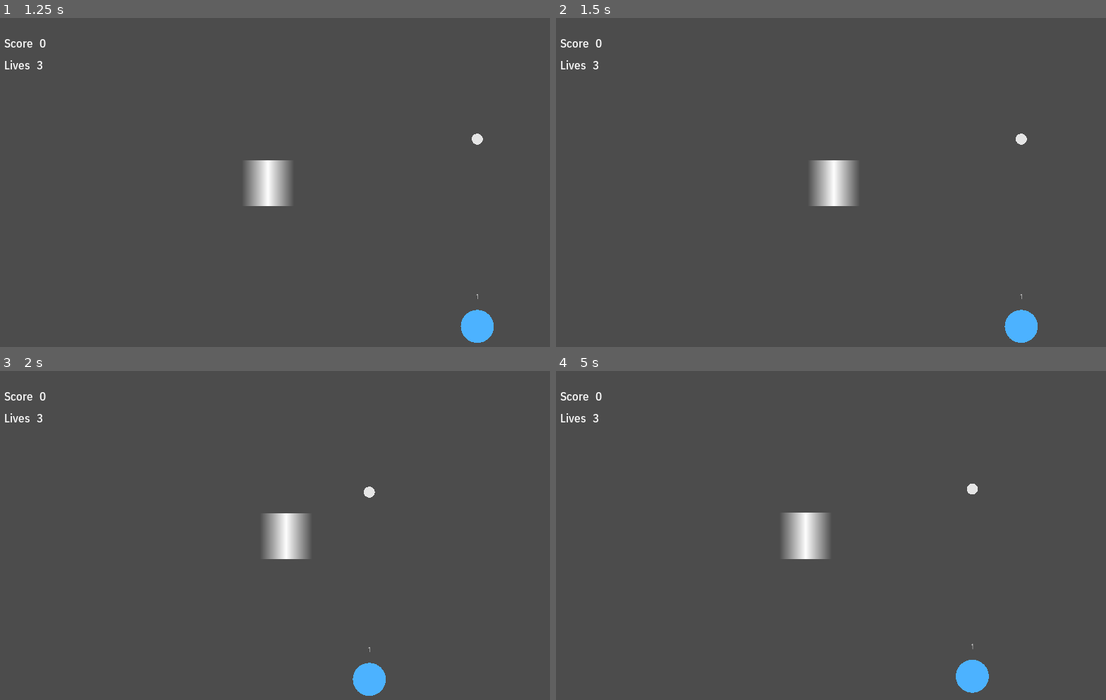
Above: before the commit, frames 1-4 (two rows, left to right).
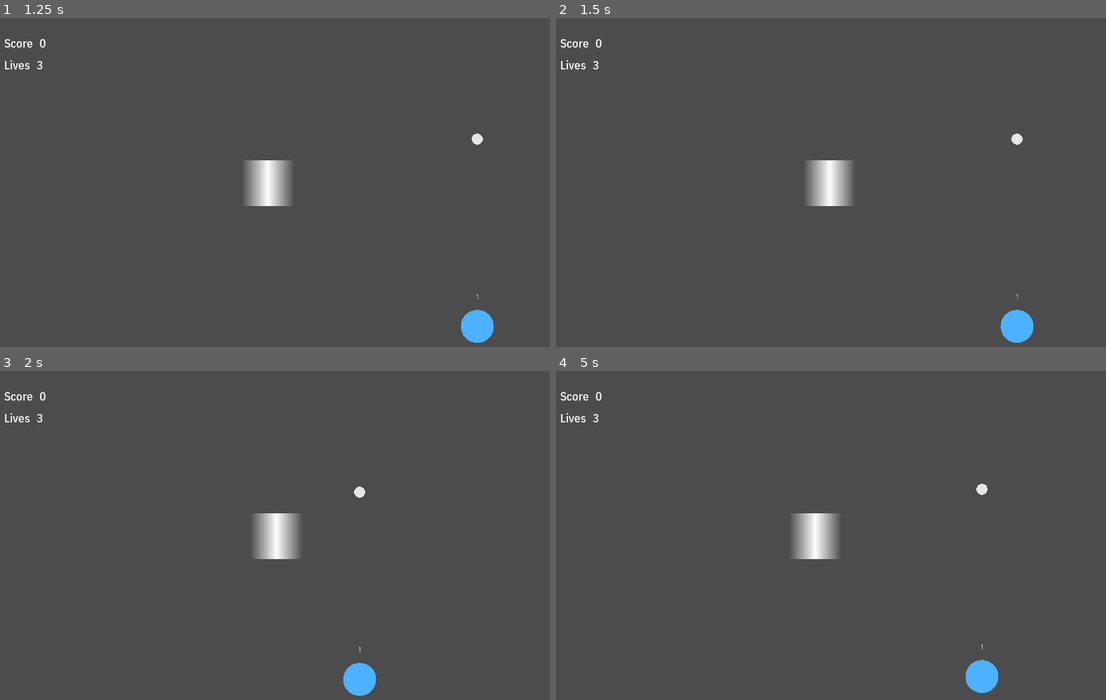
Above: after the commit, the same moments.

Repository: Calinou/escape-space
Game: Godot game, scene res://menu/main.tscn
Same seed, same stepped clock (60 frames per second), same inputs: the game is played once before the commit and once after it.
Inputs:
- Up to frame 1 (1.25 s): click "Play" at 0.5 s
- Up to frame 2 (1.5 s): tap Enter at 1.25 s; hold Right (move_right) from 1.28 s (still down)
- Up to frame 3 (2 s): keep holding Right (move_right)
- Up to frame 4 (5 s): release Right (move_right) at 2.03 s; hold Down (move_down) 2.03-2.78 s; hold Right (move_right) 2.78-3.53 s; hold Up (move_up) 3.53-4.28 s; hold Left (move_left) from 4.28 s (still down)

Frame 1 is identical in both runs. In frame 2, 1.4% of the frame differs, in the area x 45-88%, y 35-99%; in frame 3, 1.7%; in frame 4, 1.8%, in the area x 41-81%, y 34-98%.

Commit message:
Increase the camera smoothing speed

Diff:
--- a/game/paddle/paddle.tscn
+++ b/game/paddle/paddle.tscn
@@ -46,7 +46,7 @@
 drag_margin_h_enabled = true
 drag_margin_v_enabled = true
 smoothing_enabled = true
-smoothing_speed = 10.0
+smoothing_speed = 18.0
 offset_v = 0.0
 offset_h = 0.0
 drag_margin_left = 0.0
